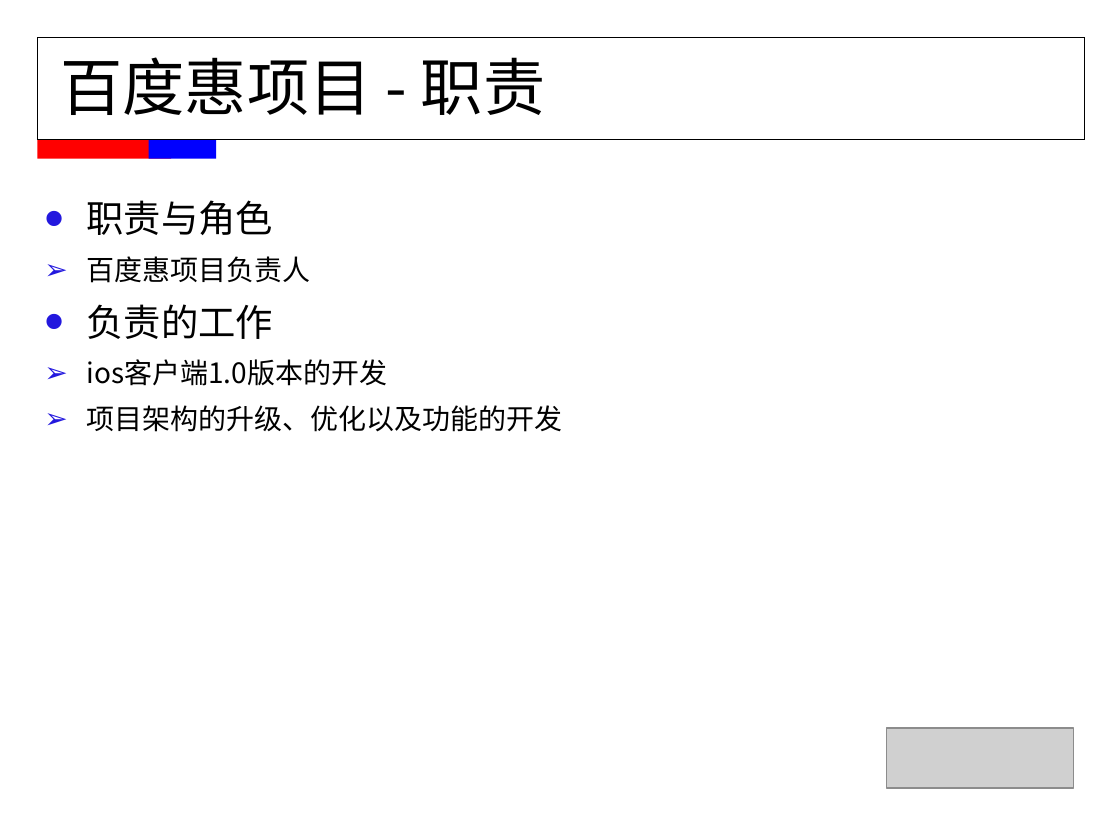
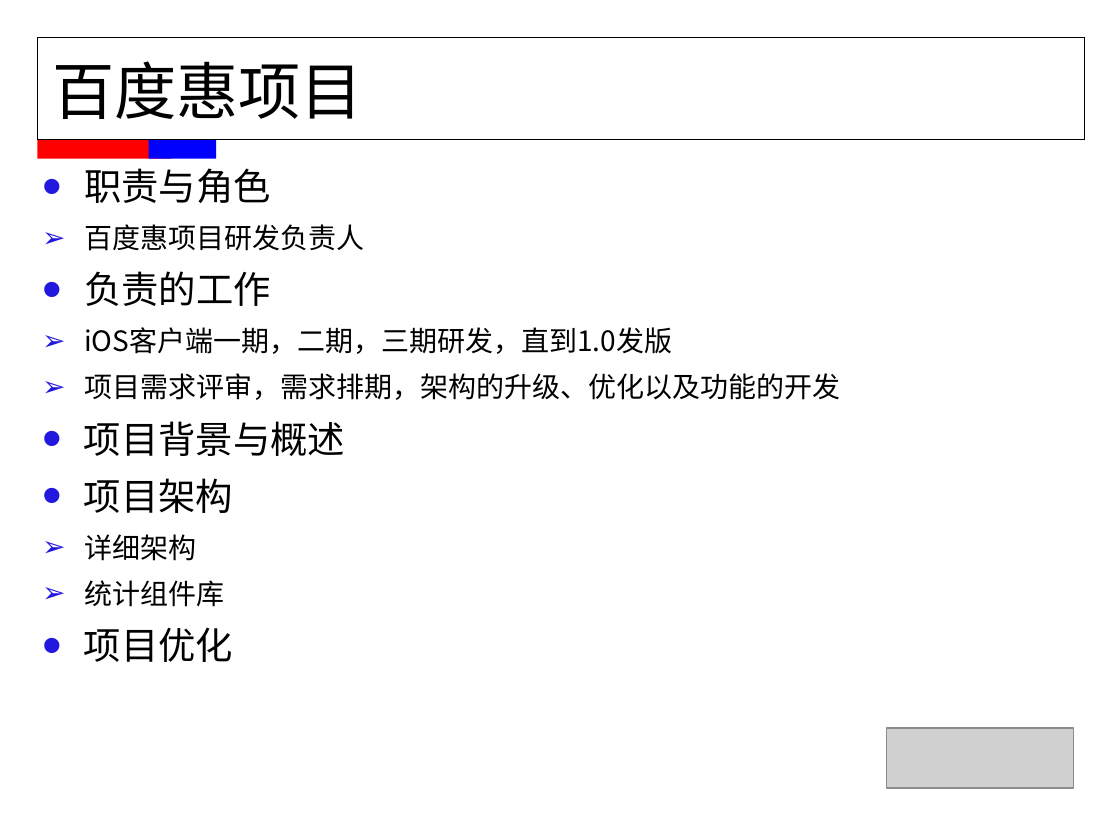
Before and after one commit to FridayAndHoliday/ElenaCodeManager, a slide deck: slide 3 of document/MMS职称评定-董伟平.ppt (slide 5 before the commit). Drawn at 1120x840 pixels with LibreOffice and Linux fonts; fonts in the diff are those of the drawing; grey boxes stand for pictures. Boxes give left, top, right and bottom in pixels: in the first picture for what was removed or moved away, otherwise in the second. Text is boxed around its words. In the diff, an @@ line names an element or a change of style, - is before the commit and + after.

```diff
--- a/document/MMS职称评定-董伟平.ppt
+++ b/document/MMS职称评定-董伟平.ppt
@@ title at (52, 61, 363, 119): text changed @@
-百度惠项目 - 职责
+百度惠项目
@@ text "职责与角色": place and size @@
-text "职责与角色" at (86, 200, 562, 432)
+text "职责与角色" at (84, 168, 840, 662)
@@ text at (84, 224, 364, 251): text changed @@
-  ➢ 百度惠项目负责人
+  ➢ 百度惠项目研发负责人
@@ text at (84, 327, 840, 662): text changed @@
-  ➢ ios客户端1.0版本的开发
-  ➢ 项目架构的升级、优化以及功能的开发
+  ➢ iOS客户端一期，二期，三期研发，直到1.0发版
+  ➢ 项目需求评审，需求排期，架构的升级、优化以及功能的开发
+• 项目背景与概述
+• 项目架构
+  ➢ 详细架构
+  ➢ 统计组件库
+• 项目优化
```
Also in this commit, not shown: 7 other slides changed, 1 slide removed.
